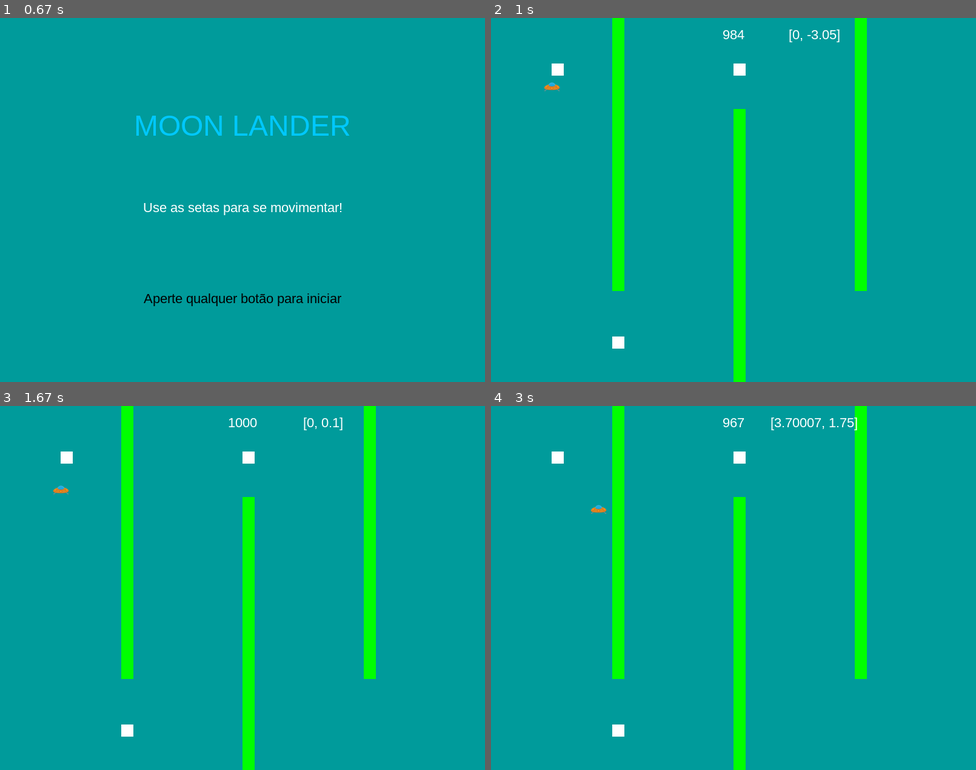
Above: before the commit, frames 1-4 (two rows, left to right).
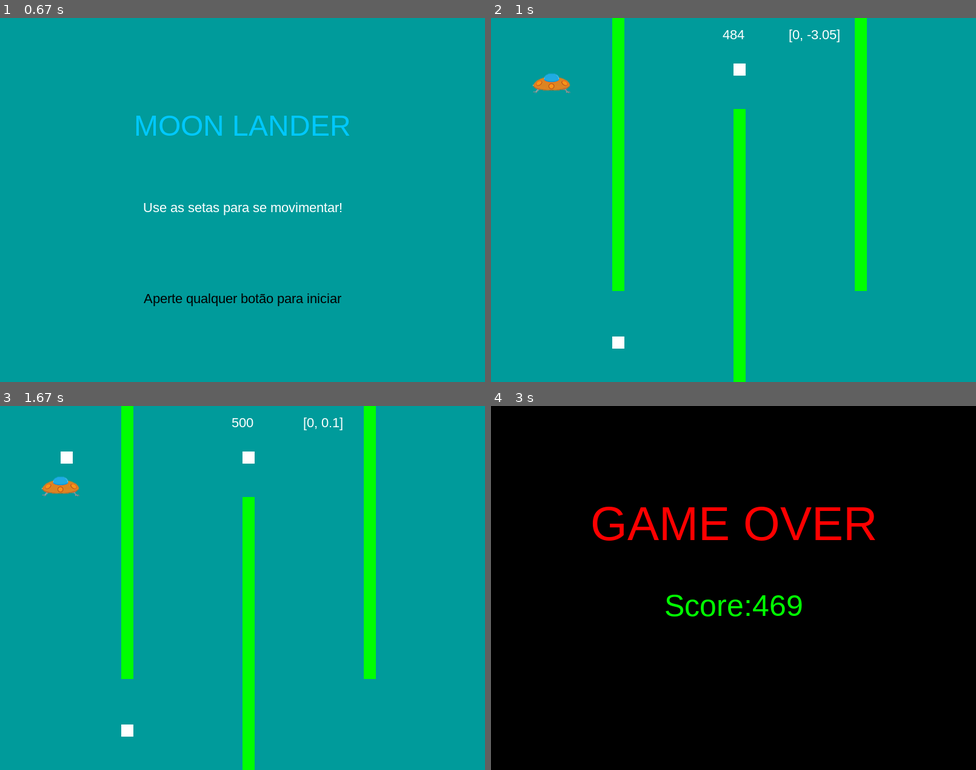
Above: after the commit, the same moments.

Repository: felipe-valente/PF_Pygame
Game: pygame game, started from main.py
Two runs of this game, one before a commit and one after it. Both use one fixed random seed, a clock stepped at 60 frames per second and the inputs below.
Inputs:
- Up to frame 1 (0.67 s): hold Right from 0.33 s (still down)
- Up to frame 2 (1 s): release Right at 0.8 s; hold Up from 0.83 s (still down)
- Up to frame 3 (1.67 s): release Up at 1.13 s; hold Right 1.17-1.63 s
- Up to frame 4 (3 s): hold Left 1.67-2.2 s; hold Left 2.23-2.63 s; hold Right from 2.67 s (still down)

Frame 1 is identical in both runs. In frame 2, 0.4% of the frame differs, in the area x 8-50%, y 3-21%; in frame 3, 0.4%; in frame 4, 100%, in the area x 0-100%, y 0-100%.

Commit message:
Nova musica, coin sound e sprite otimizado implementados

Diff:
--- a/Sprites.py
+++ b/Sprites.py
@@ -8,14 +8,14 @@
 class Player(pg.sprite.Sprite):
     def __init__(self):
         pg.sprite.Sprite.__init__(self)
-        self.image = pg.image.load(os.path.join(img_folder, "Imagem3.png"))
+        self.image = pg.image.load(os.path.join(img_folder, "Imagem1.1.png"))
         self.image.set_colorkey(preto)
         self.rect = self.image.get_rect()
         self.rect.center = (WIDTH/2, HEIGHT/2)
         self.pos = vec(WIDTH/8, HEIGHT/4)
         self.vel = vec(0, 0)
         self.acc = vec(0, 0)
-        self.fuel = 1000
+        self.fuel = 500
 
 
     def update(self):
--- a/main.py
+++ b/main.py
@@ -8,7 +8,7 @@
 	def __init__(self):
 		pg.init()
 		pg.mixer.init()
-		pg.mixer.music.load("10 Arpanauts.mp3")
+		pg.mixer.music.load("Mask_Off_8bit_bg.mp3")
 		pg.mixer.music.play(-1)
 		self.screen = pg.display.set_mode((WIDTH,HEIGHT))
 		pg.display.set_caption("Ship lander")
@@ -16,6 +16,7 @@
 		self.rodando = True
 		self.font_name = pg.font.match_font(FONT_NAME)
 		self.pouso = False
+
 	def new(self):
 		self.all_sprites = pg.sprite.Group()
 		self.boundaries = pg.sprite.Group()
@@ -71,6 +72,7 @@
 		if hits_item:
 			if hits_item[0].rect:
 				self.PU1.item +=1
+				pg.mixer.Sound.play(pg.mixer.Sound("coin1.wav"))
 
 			if self.PU1.item == 3:
 				pouso = Platform(7*WIDTH/8, HEIGHT-150, 50,20)
@@ -79,7 +81,7 @@
 
 		if hits_platform:
 			if hits_platform[0].rect.top:
-				if self.player.vel.y >= 5:
+				if self.player.vel.y >= 3:
 					self.jogando = False
 				else:
 					if self.player.pos.y - hits_platform[0].rect.top<=5:
@@ -126,7 +128,7 @@
 
 	def tela_vitoria(self):
 		self.screen.fill(amarelo)
-		self.draw_text("Parabéns! Você Ganhou!", 78, vermelho, WIDTH/2, HEIGHT/4)
+		self.draw_text("Parabéns!", 78, vermelho, WIDTH/2, HEIGHT/4)
 		self.draw_text("Você conseguiu pousar a nave com sucesso!", 50, preto, WIDTH/2, HEIGHT/2)
 		pg.display.flip()
 		esperando = True
Binary file added: img/Deselect.jpg
Binary file added: img/Imagem1.1.png
Binary file changed: img/Imagem1.png
Not shown, removed: 10 Arpanauts.mp3
Not shown, added: Mask_Off_8bit_bg.mp3
Not shown, added: coin1.wav
